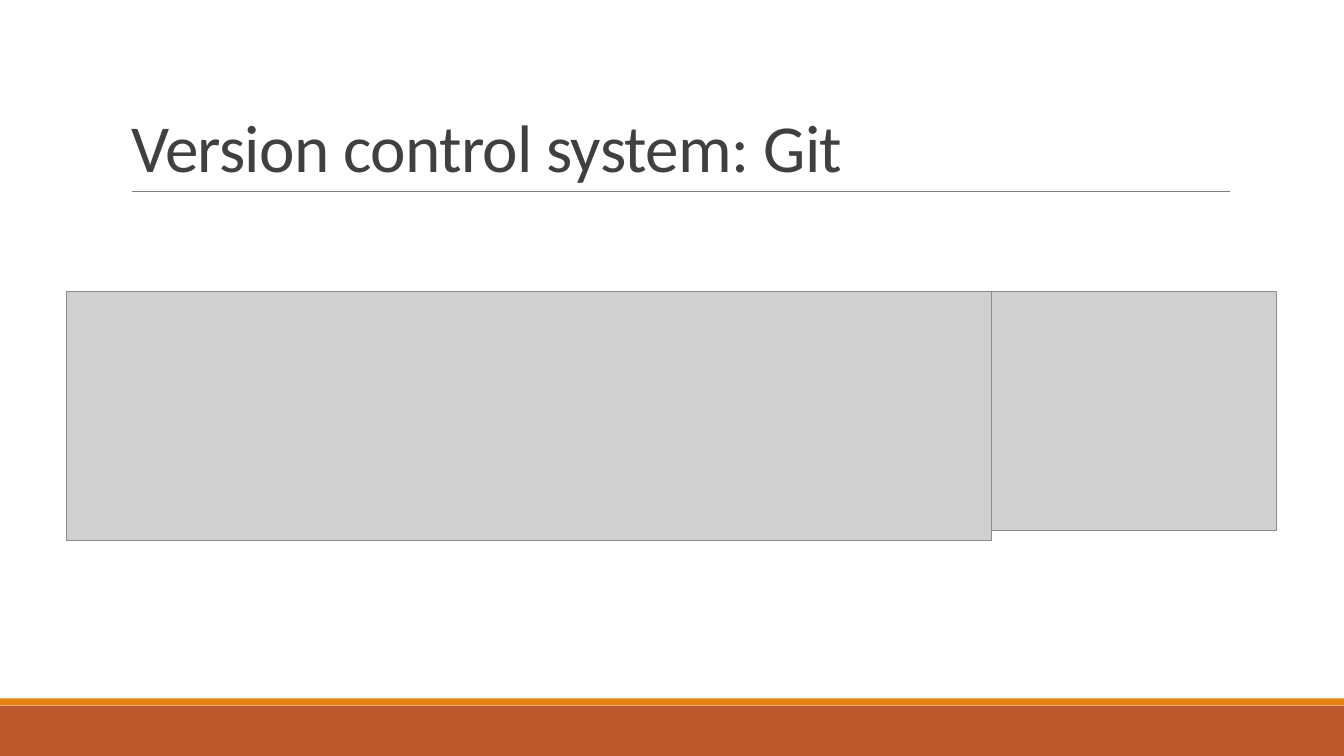
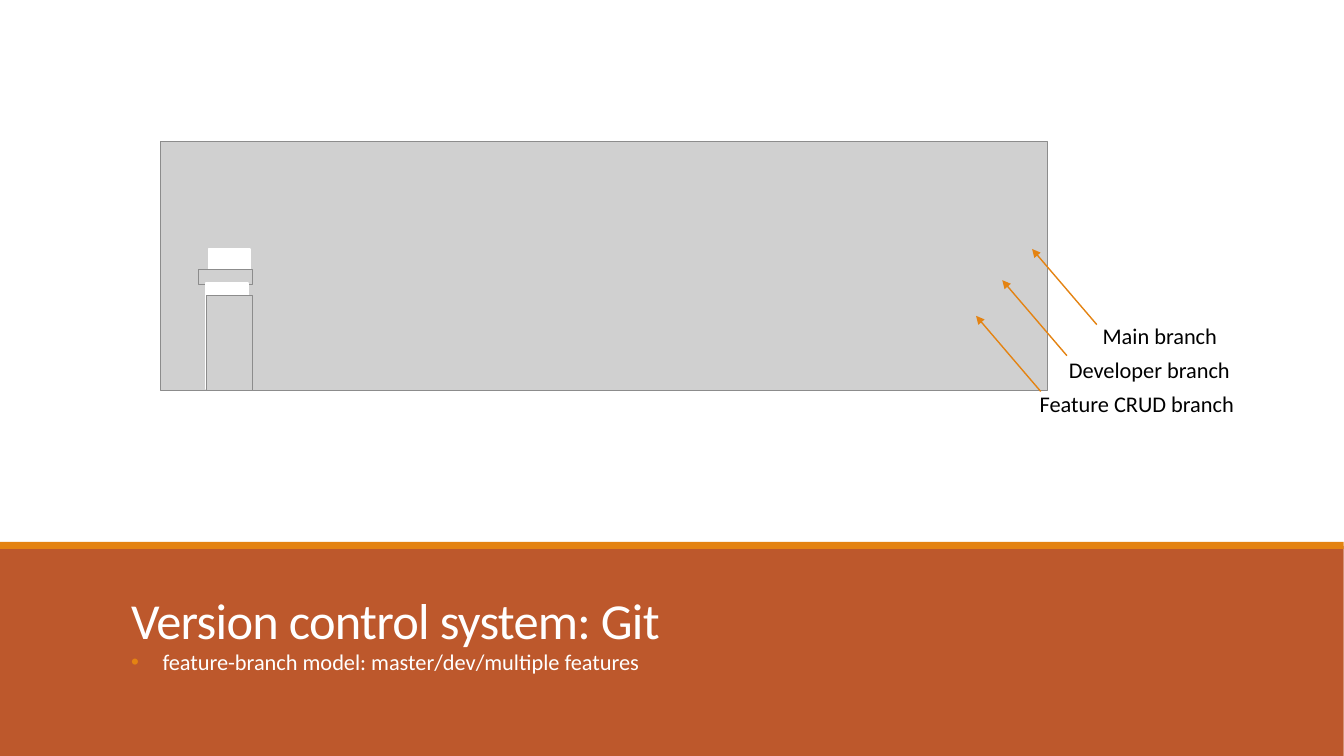
Before and after one commit to ayub96/Project-Inventory-Management-System, a slide deck: slide 9 of Documentation/IMS Project presentation.pptx (slide 8 before the commit). Drawn at 1344x756 pixels with LibreOffice and Linux fonts; fonts in the diff are those of the drawing; grey boxes stand for pictures. Boxes give left, top, right and bottom in pixels: in the first picture for what was removed or moved away, otherwise in the second. Text is boxed around its words. In the diff, an @@ line names an element or a change of style, - is before the commit and + after.

```diff
--- a/Documentation/IMS Project presentation.pptx
+++ b/Documentation/IMS Project presentation.pptx
@@ picture: place and size @@
-picture at (67,291,991,540)
+picture at (160,142,1048,391)
@@ line removed from (132, 192) to (1231, 192) @@
@@ arrow added from (1097, 325) to (1032, 249), #E48312 1 pt @@
@@ group added at (199,249,253,390): 2 rectangles, 2 pictures @@
@@ picture removed at (447,291,1276,530) @@
@@ arrow added from (1068, 356) to (1002, 280), #E48312 1 pt @@
@@ arrow added from (1041, 391) to (976, 316), #E48312 1 pt @@
@@ text added at (1103,328,1217,344), 16 pt, text #000000 @@
+Main branch
@@ text added at (1069,362,1230,382), 16 pt, text #000000 @@
+Developer branch
@@ text added at (1040,396,1234,412), 16 pt, text #000000 @@
+Feature CRUD branch
@@ rectangle: place and size @@
-rectangle at (0,706,1344,756)
+rectangle at (0,546,1344,756)
@@ rectangle: place and size @@
-rectangle at (0,699,1344,706)
+rectangle at (0,542,1344,549)
@@ title "Version control system: Git": place and size @@
-title "Version control system: Git" at (131,125,842,183)
+title "Version control system: Git" at (131,604,660,647)
@@ title "Version control system: Git" at (131,604,660,647): size 48 to 36 pt, text colour #404040 to #FFFFFF @@
@@ text added at (163,654,639,674), 16 pt, text #FFFFFF @@
+• feature-branch model: master/dev/multiple features
```
Also in this commit, not shown: 13 other slides changed, 7 slides added, 6 slides removed, 10 other files.
